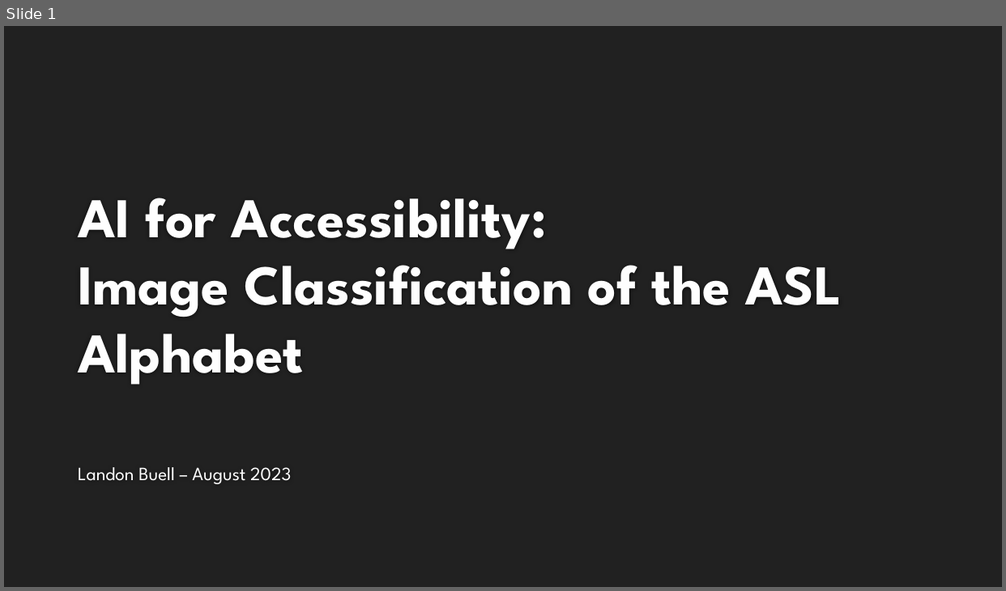
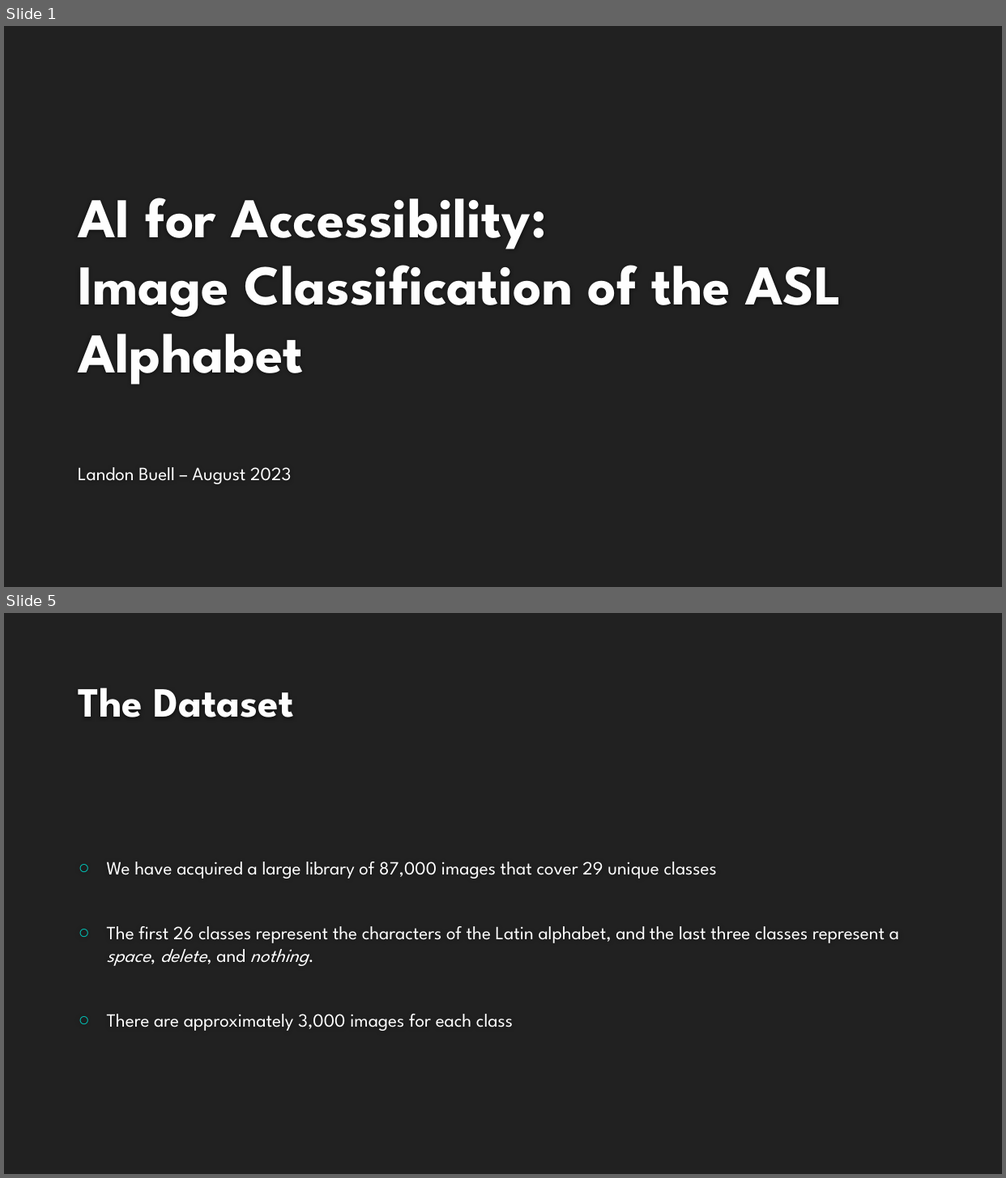
Before and after one commit to landonbuell/Buell-Masters-Project, a slide deck: milestones/BUELL_ENGR6970_Milestone04.pptx. Shown one above the other, each under a label of ours: slide 1 before the commit, slides 1 and 5 after it; the slides between them are not shown. The pictures are 1006x591 and 1006x1178 pixels, drawn with LibreOffice and Linux fonts; fonts in the diff are those of the drawing; background and template pictures are left out. Boxes give left, top, right and bottom in pixels: in the first picture for what was removed or moved away, otherwise in the second. Text is boxed around its words. In the diff, an @@ line names an element or a change of style, - is before the commit and + after.

Commit message:
Added dataset examples into Milestone04

```diff
--- a/milestones/BUELL_ENGR6970_Milestone04.pptx
+++ b/milestones/BUELL_ENGR6970_Milestone04.pptx
@@ slide 5 added at bbox=[4, 613, 1002, 1174], background #212121 @@
@@ title added at bbox=[78, 688, 294, 717], 40 pt, text #FEFEFE, bold @@
+The Dataset
@@ text added at bbox=[107, 862, 899, 1031], 18 pt, text #FFFFFF @@
+○ We have acquired a large library of 87,000 images that cover 29 unique classes
+○ The first 26 classes represent the characters of the Latin alphabet, and the last three classes represent a space, delete, and nothing.
+○ There are approximately 3,000 images for each class
```
Also in this commit, not shown: 2 slides changed, 3 other slides added, 2 other files.
